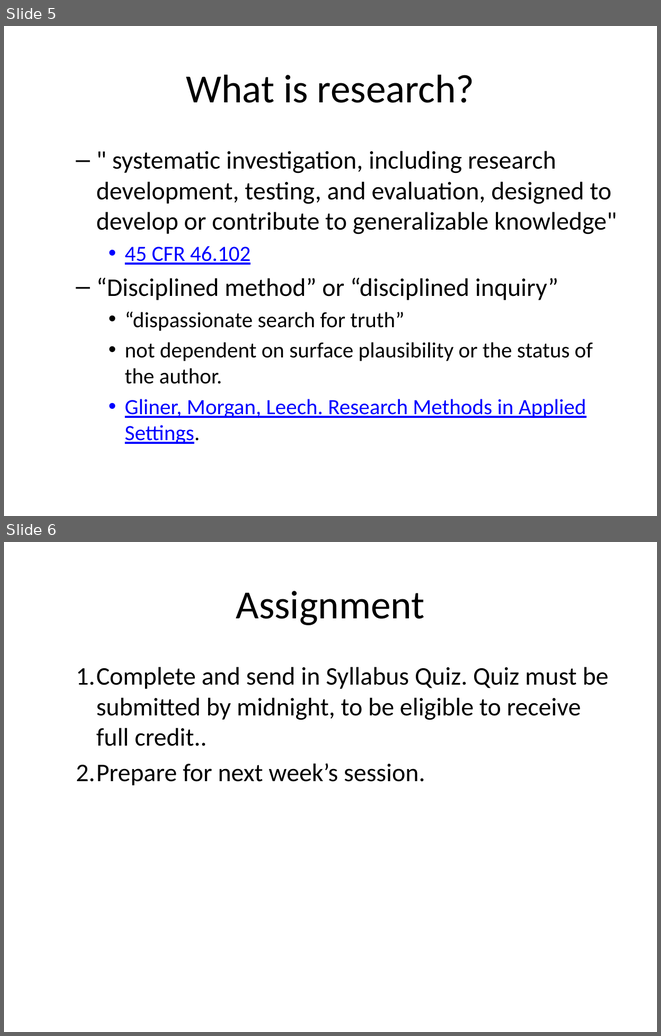
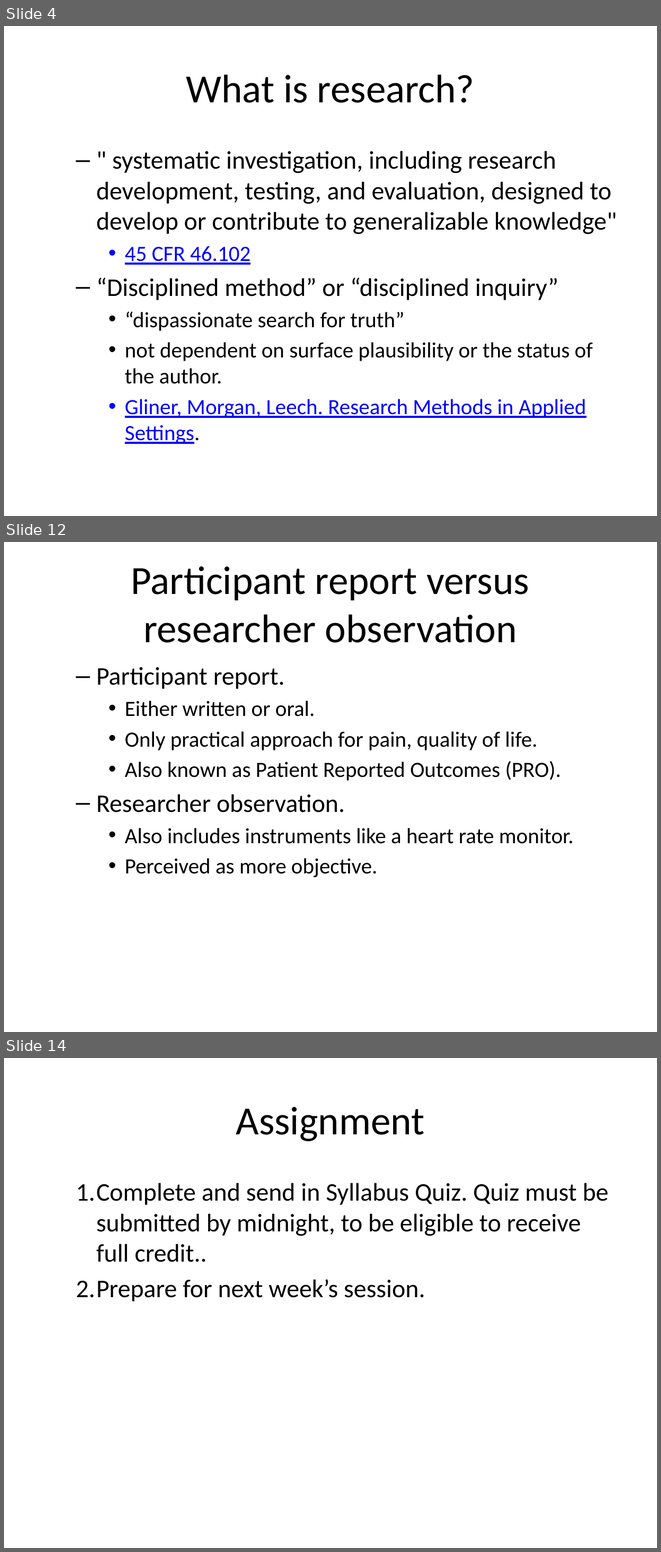
Before and after one commit to classes-medb/5510, a slide deck: src/video-1-introduction.pptx. Shown one above the other, each under a label of ours: slides 5 and 6 before the commit, slides 4, 12 and 14 after it; the slides between them are not shown. The pictures are 661x1036 and 661x1552 pixels, drawn with LibreOffice and Linux fonts; fonts in the diff are those of the drawing. Boxes give left, top, right and bottom in pixels: in the first picture for what was removed or moved away, otherwise in the second. Text is boxed around its words. In the diff, an @@ line names an element or a change of style, - is before the commit and + after.

Commit message:
Started research dichotomies in video-1.

```diff
--- a/src/video-1-introduction.pptx
+++ b/src/video-1-introduction.pptx
@@ slide 12 added at box(4, 542, 657, 1032), background #FFFFFF @@
@@ title added at box(131, 566, 529, 643), 44 pt, text #000000 @@
+Participant report versus researcher observation
@@ text added at box(96, 667, 574, 877), 24 pt, text #000000 @@
+  – Participant report.
+    • Either written or oral.
+    • Only practical approach for pain, quality of life.
+    • Also known as Patient Reported Outcomes (PRO).
+  – Researcher observation.
+    • Also includes instruments like a heart rate monitor.
+    • Perceived as more objective.
@@ what was slide 5 is now slide 4 @@
@@ what was slide 6 is now slide 14 @@
```
Also in this commit, not shown: 1 slide changed, 8 other slides added, 1 slide removed, 3 other files.
